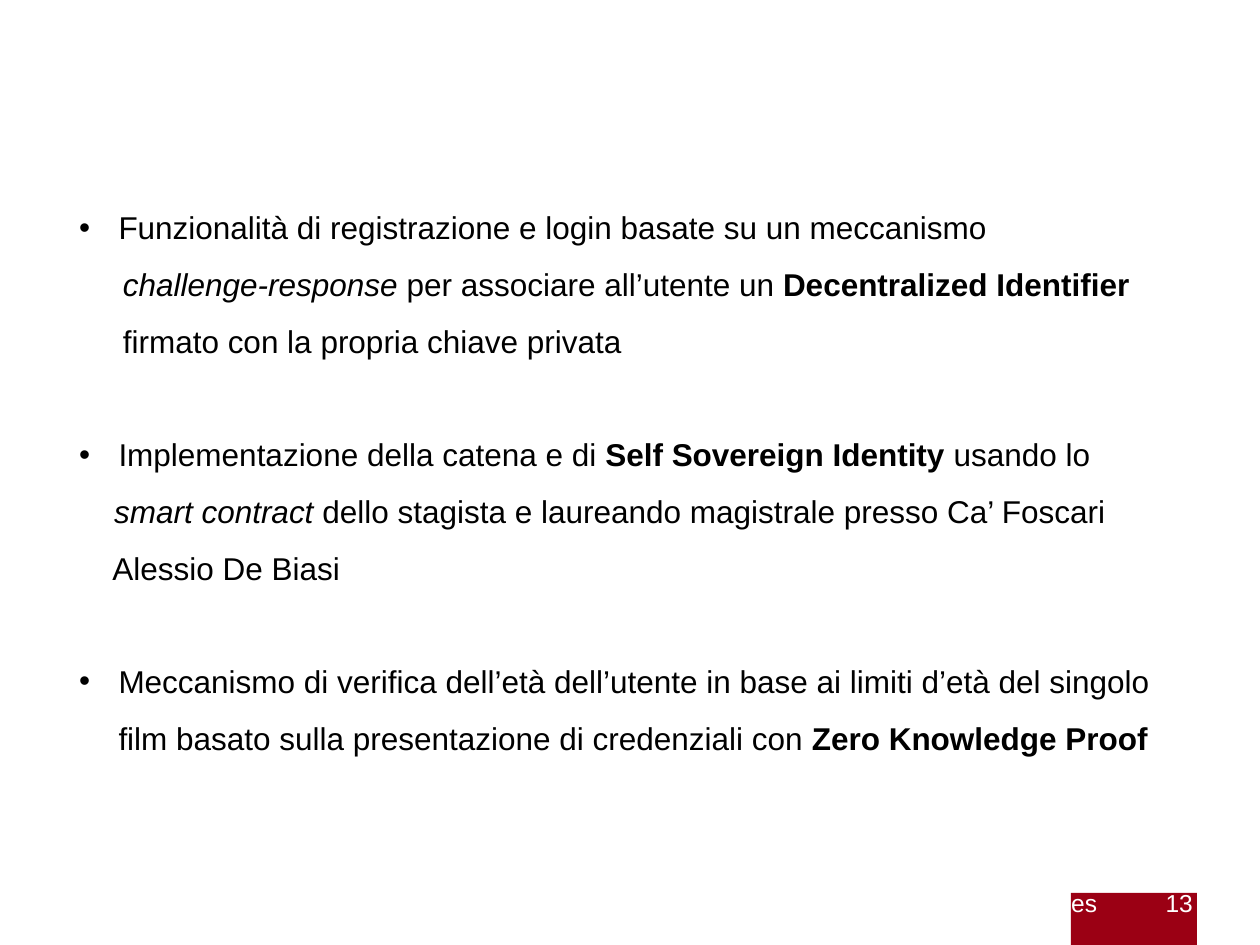
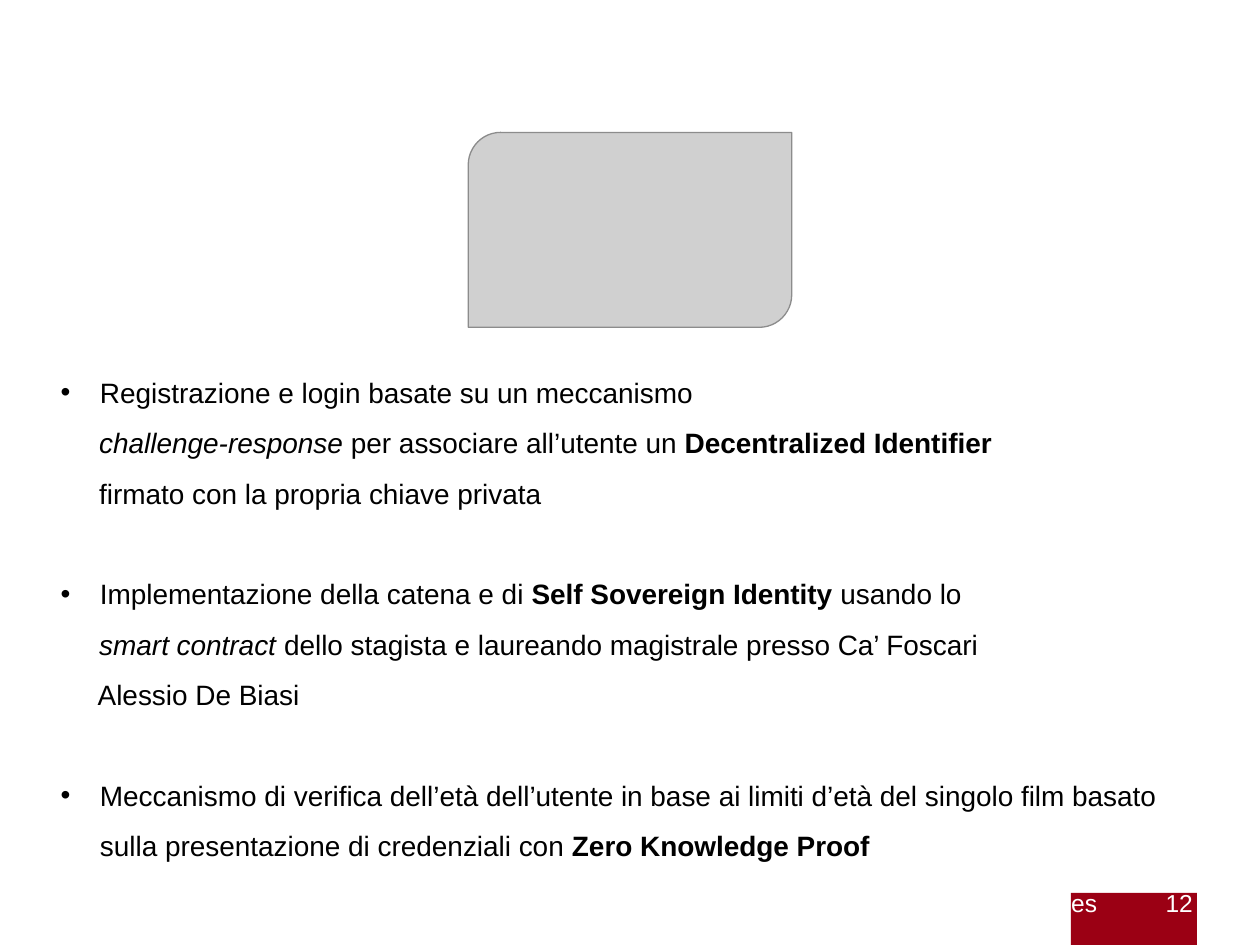
Before and after one commit to gabrielrovesti/Stage-e-Tesi-Triennale-UniPD, a slide deck: slide 12 of Presentazione/Presentazione Gabriel Rovesti.pptx (slide 13 before the commit). Drawn at 1260x945 pixels with LibreOffice and Linux fonts; fonts in the diff are those of the drawing; grey boxes stand for pictures; background and template pictures are left out. Boxes give left, top, right and bottom in pixels: in the first picture for what was removed or moved away, otherwise in the second. Text is boxed around its words. In the diff, an @@ line names an element or a change of style, - is before the commit and + after.

```diff
--- a/Presentazione/Presentazione Gabriel Rovesti.pptx
+++ b/Presentazione/Presentazione Gabriel Rovesti.pptx
@@ picture added at (469, 132, 793, 328) @@
@@ text "Registrazione e login basate su ...": place and size @@
-text "Registrazione e login basate su ..." at (112, 215, 1149, 756)
+text "Registrazione e login basate su ..." at (98, 382, 1156, 861)
@@ text at (100, 382, 693, 408): text changed; size 18 to 16 pt @@
-• Funzionalità di registrazione e login basate su un meccanismo
+• Registrazione e login basate su un meccanismo
@@ text at (98, 432, 1156, 861): size 18 to 16 pt @@
@@ text at (1166, 892, 1193, 912): text changed @@
-13 / 16
+12 / 15
```
Also in this commit, not shown: 13 other slides changed, 1 slide removed, 6 other files.
